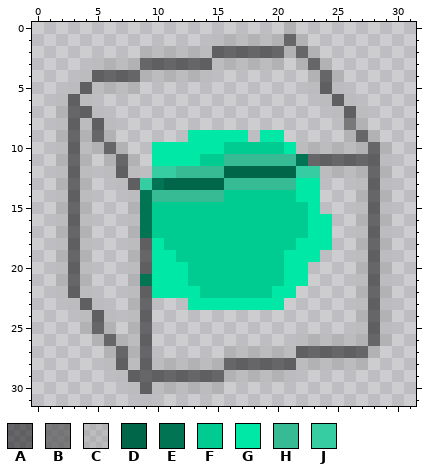
Edited in one commit: pixel-art sprite (images/online_kube_3.png). Above: the version before the commit.
The file is 64x64 pixels, drawn in blocks of 2x2; one block is one cell here.
Palette (. is transparent): A #00000080  B #515151ac  C #9c9c9c59  D #006649  E #007453  F #00cc92  G #00e8a6  H #36bb95  J #36cda3
Pixels before, first column x 2:
 0 ...................C........
 1 .............CCCCCCAC.......
 2 .......CCCCCCAAAAAACAC......
 3 ...CCCCAAAAAACCCCCC.CAC.....
 4 ..CAAAACCCCCC........CAC....
 5 .CACCCC..............CAC....
 6 CAC...................CAC...
 7 CAAC...................CAC..
 8 CACAC...................BC..
 9 CACAC......GGGGG.GG.....CAC.
10 CACCAC..GGGGGGFFFFFGCCCCCCAC
11 CAC.CAC.GGGGFFHHHHHHEAAAAAAC
12 CAC.CAC.JJHHHHDDDDDDJJCCCCAC
13 CAC..CAJEDDDDDHHHHHHGG...CAC
14 CAC...CEHHHHHHFFFFFFGG...CAC
15 CAC...CEFFFFFFFFFFFFFG...CAC
16 CAC...CEFFFFFFFFFFFFFGG..CAC
17 CAC...CEFFFFFFFFFFFFFGG..CAC
18 CAC...CAGFFFFFFFFFFFGGG..CAC
19 CAC...CAGGFFFFFFFFFGGG...CAC
20 CAC...CAGGGFFFFFFFFGG....CAC
21 CAC...CEGGGFFFFFFFFGG....CAC
22 CAC...CAGGGGFFFFFFGG.....CAC
23 .CAC..CA...GGGGGGGG......CAC
24 ..CAC.CA.................CAC
25 ..CAC.CA.................CAC
26 ...CACCA............CCCCCCAC
27 ....CACA......CCCCCCAAAAAAC.
28 ....CACACCCCCCAAAAAACCCCCC..
29 .....CAAAAAAAACCCCCC........
30 ......CACCCCCC..............
31 .......C....................
And afterwards:
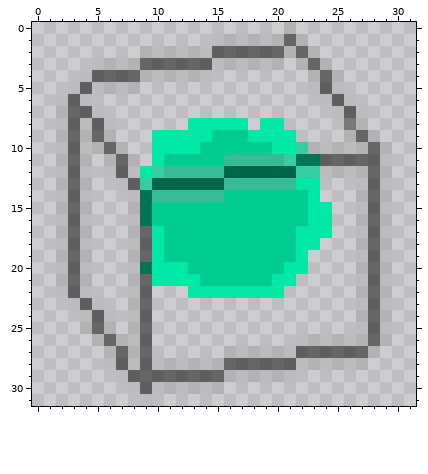
What changed:
{"y":8,"x":13,"old":".....","new":"GGGGG"}
{"y":8,"x":19,"old":"..","new":"GG"}
{"y":9,"x":10,"old":"...","new":"GGG"}
{"y":9,"x":15,"old":"GGG.","new":"FFFG"}
{"y":9,"x":21,"old":".","new":"G"}
{"y":10,"x":14,"old":"GG","new":"FF"}
{"y":10,"x":20,"old":"F","new":"G"}
{"y":10,"x":22,"old":"C","new":"J"}
{"y":11,"x":11,"old":"GGG","new":"FFF"}
{"y":11,"x":21,"old":"H","new":"J"}
{"y":11,"x":23,"old":"A","new":"E"}
{"y":12,"x":9,"old":".","new":"G"}
{"y":12,"x":11,"old":"J","new":"H"}
{"y":13,"x":10,"old":"E","new":"D"}
{"y":14,"x":22,"old":"G","new":"F"}
{"y":15,"x":24,"old":".","new":"G"}
{"y":17,"x":9,"old":"EF","new":"AG"}
{"y":17,"x":22,"old":"F","new":"G"}
{"y":18,"x":24,"old":"G","new":"."}
{"y":19,"x":11,"old":"G","new":"F"}
{"y":19,"x":21,"old":"G","new":"F"}
{"y":19,"x":23,"old":"G","new":"."}
{"y":20,"x":9,"old":"A","new":"E"}
{"y":21,"x":9,"old":"E","new":"A"}
{"y":21,"x":13,"old":"F","new":"G"}
{"y":21,"x":20,"old":"F","new":"G"}
{"y":21,"x":22,"old":"G","new":"."}
{"y":22,"x":10,"old":"GGG","new":"..."}
{"y":22,"x":14,"old":"FFFFFF","new":"GGGGGG"}
{"y":22,"x":21,"old":"G","new":"."}
{"y":23,"x":13,"old":"GGGGGGGG","new":"........"}
{"label":"changed","picture_box":[140,118,332,310]}
